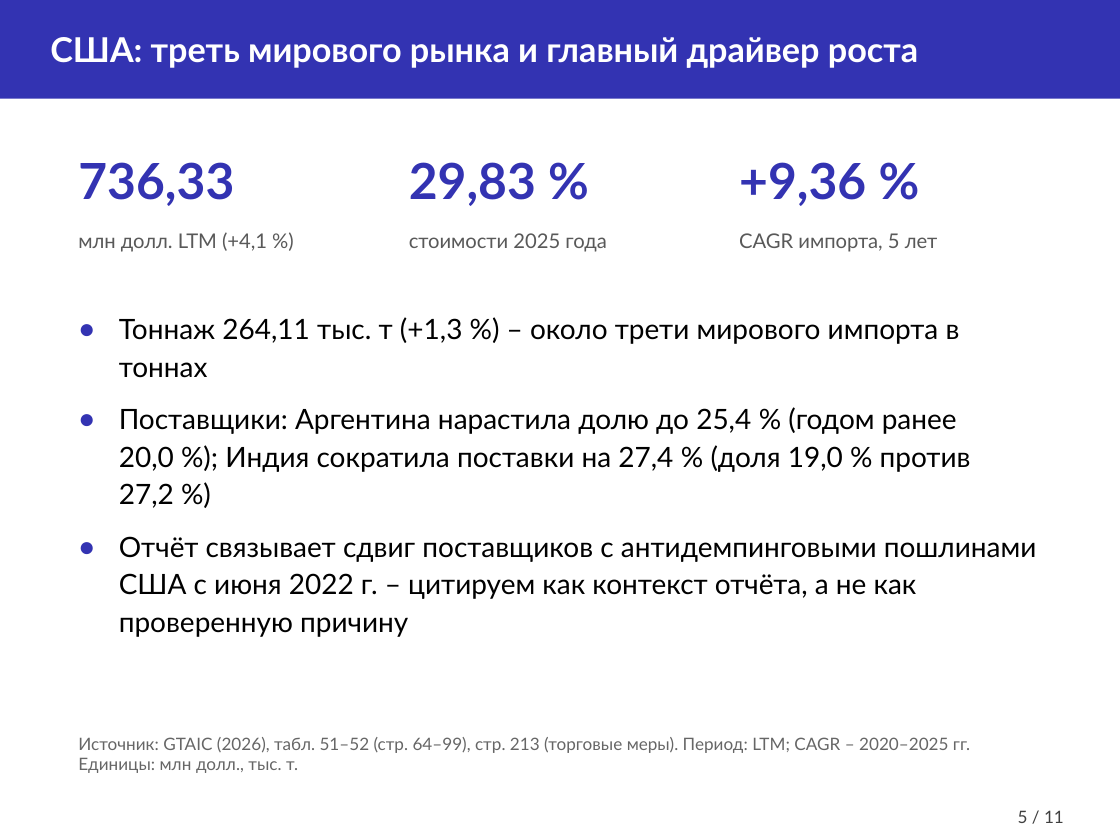
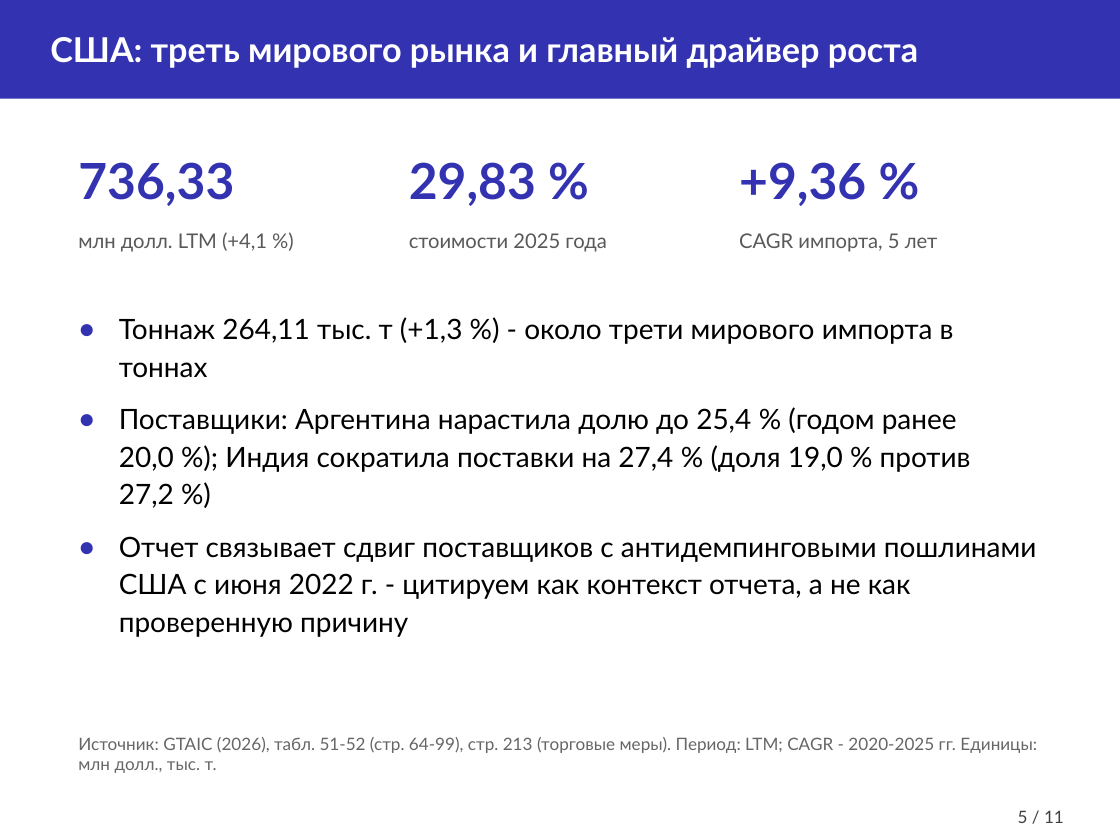
Before and after one commit to pxc1984/competitive-py, a slide deck: slide 5 of sci/obzor/obzor_gtaic_top40_honey_slides.pptx. Drawn at 1120x840 pixels with LibreOffice and Linux fonts; fonts in the diff are those of the drawing. Boxes give left, top, right and bottom in pixels: in the first picture for what was removed or moved away, otherwise in the second. Text is boxed around its words. In the diff, an @@ line names an element or a change of style, - is before the commit and + after.

```diff
--- a/sci/obzor/obzor_gtaic_top40_honey_slides.pptx
+++ b/sci/obzor/obzor_gtaic_top40_honey_slides.pptx
@@ text at [119,317,954,378]: text changed @@
-● Тоннаж 264,11 тыс. т (+1,3 %) – около трети мирового импорта в тоннах
+● Тоннаж 264,11 тыс. т (+1,3 %) - около трети мирового импорта в тоннах
@@ text at [119,536,1037,637]: text changed @@
-● Отчёт связывает сдвиг поставщиков с антидемпинговыми пошлинами США с июня 2022 г. – цитируем как контекст отчёта, а не как проверенную причину
+● Отчет связывает сдвиг поставщиков с антидемпинговыми пошлинами США с июня 2022 г. - цитируем как контекст отчета, а не как проверенную причину
@@ text at [78,737,1037,773]: text changed @@
-Источник: GTAIC (2026), табл. 51–52 (стр. 64–99), стр. 213 (торговые меры). Период: LTM; CAGR – 2020–2025 гг. Единицы: млн долл., тыс. т.
+Источник: GTAIC (2026), табл. 51-52 (стр. 64-99), стр. 213 (торговые меры). Период: LTM; CAGR - 2020-2025 гг. Единицы: млн долл., тыс. т.
```
Also in this commit, not shown: 9 other slides changed, 4 other files.
